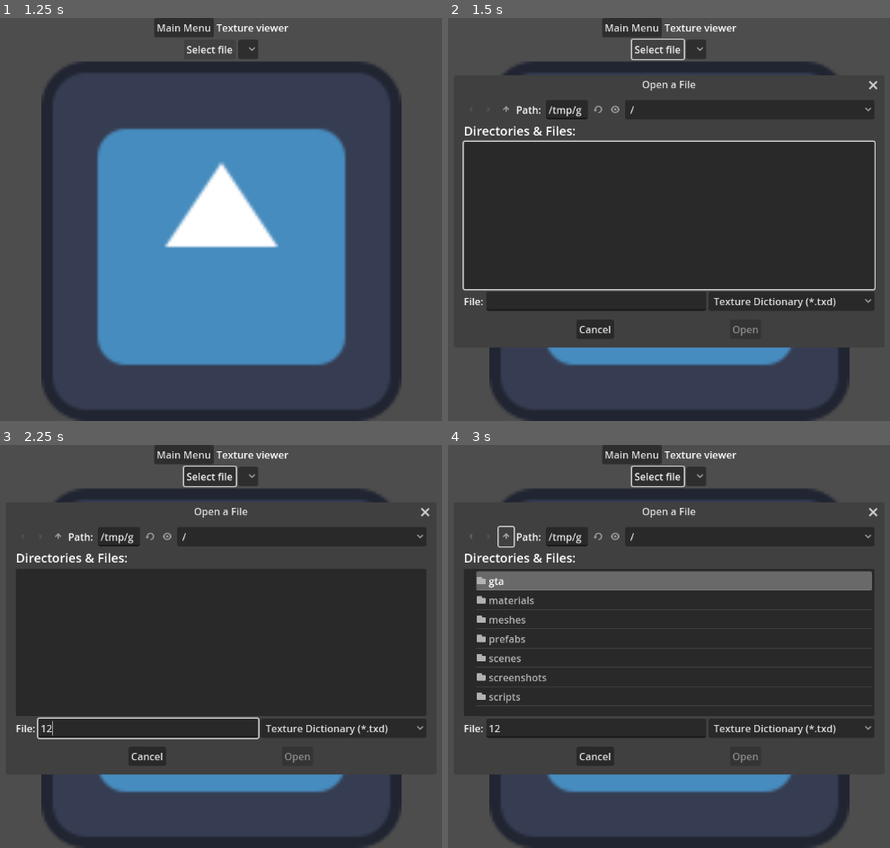
Above: before the commit, frames 1-4 (two rows, left to right).
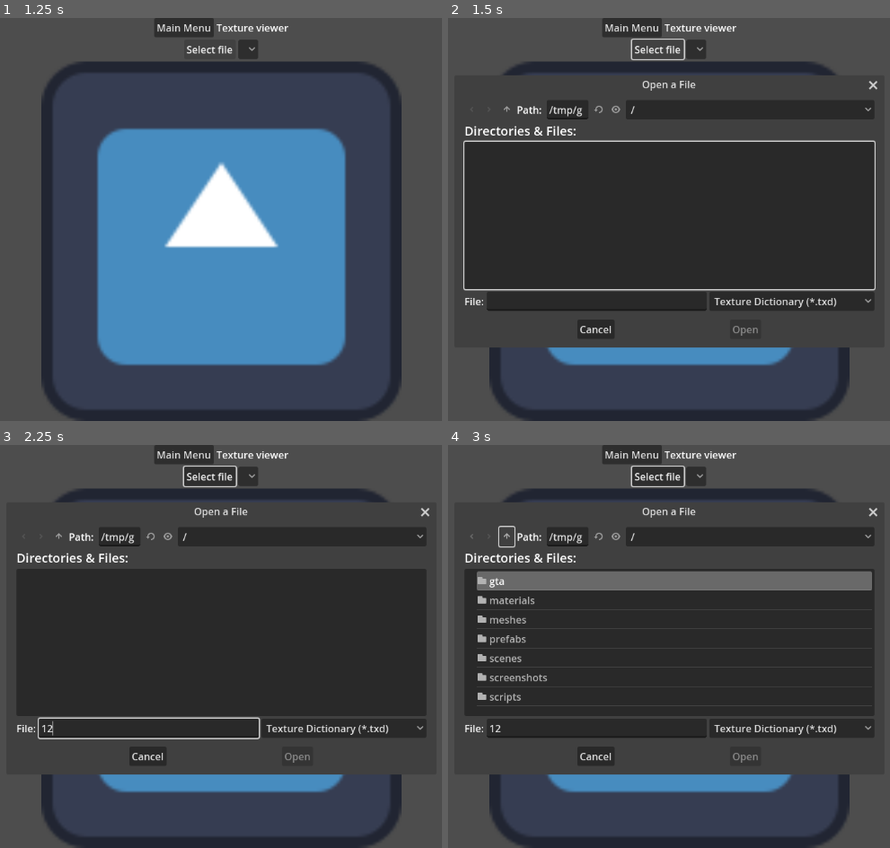
Above: after the commit, the same moments.

Repository: FOSS-Supremacy/OpenLiberty
Game: Godot game, scene res://startup.tscn
Two runs of this game, one before a commit and one after it. Both use one fixed random seed, a clock stepped at 60 frames per second and the inputs below. The engine's default icon, where the game draws it, is replaced by a stand-in: a white triangle on a blue panel in a dark square.
Inputs (mouse positions are in pixels of both pictures, inside the frame that each line leads up to):
- Up to frame 1 (1.25 s): click "Texture viewer" at 0.5 s
- Up to frame 2 (1.5 s): click "Select file" at 1.25 s
- Up to frame 3 (2.25 s): click (150, 727) at 2.02 s; type "12" at 2.1 s
- Up to frame 4 (3 s): click (505, 537) at 2.75 s

Frame 1 is identical in both runs. In frame 2, 1.0% of the frame differs, in the area x 3-88%, y 21-79%; in frame 3, 0.9%; in frame 4, 1.5%, in the area x 3-88%, y 20-79%.
Error in both runs: Assertion failed: 7 (res://scripts/map_builder.gd:16)

Commit message:
Update the project to the Godot 4.2.x version

Diff:
--- a/project.godot
+++ b/project.godot
@@ -12,7 +12,7 @@
 
 config/name="re3-gd"
 run/main_scene="res://startup.tscn"
-config/features=PackedStringArray("4.0", "Forward Plus")
+config/features=PackedStringArray("4.2", "Forward Plus")
 config/icon="res://icon.svg"
 
 [autoload]
Not shown, added: icon.svg.import
Not shown, changed: meshes/suzanne.obj.import
Not shown, added: screenshots/re3-gd1.png.import
